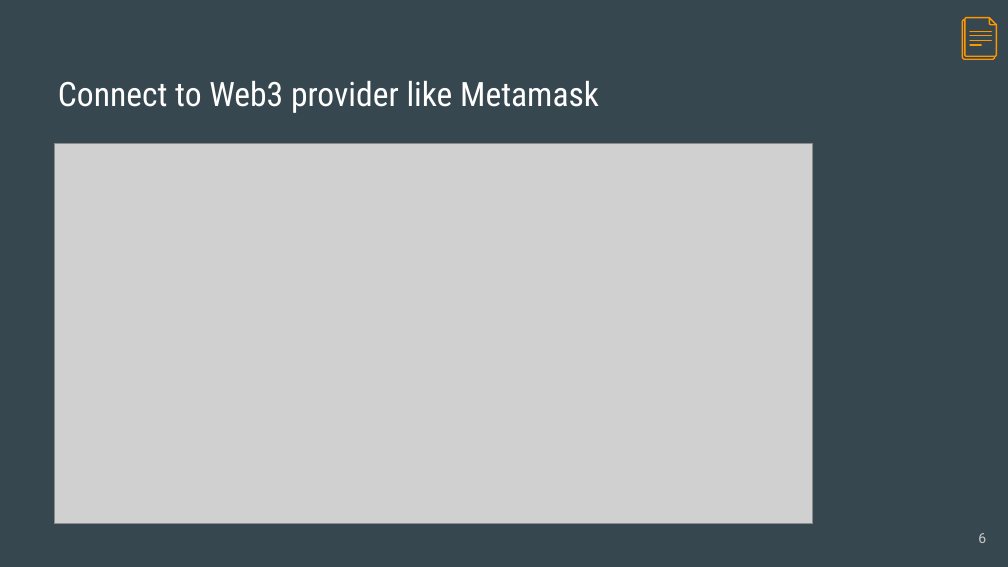
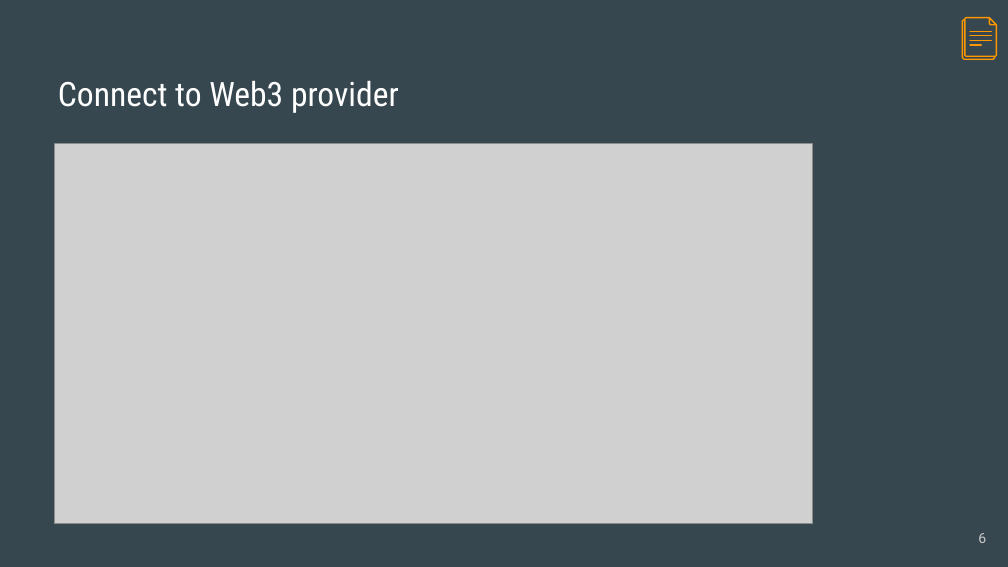
Before and after one commit to asadasivan/lascon_nft_ctf, a slide deck: slide 6 of docs/Lascon2022_badgegame.pptx. Drawn at 1008x567 pixels with LibreOffice and Linux fonts; fonts in the diff are those of the drawing; grey boxes stand for pictures. Boxes give left, top, right and bottom in pixels: in the first picture for what was removed or moved away, otherwise in the second. Text is boxed around its words. In the diff, an @@ line names an element or a change of style, - is before the commit and + after.

```diff
--- a/docs/Lascon2022_badgegame.pptx
+++ b/docs/Lascon2022_badgegame.pptx
@@ title at bbox=[58, 81, 399, 113]: text changed @@
-Connect to Web3 provider like Metamask
+Connect to Web3 provider
```
Also in this commit, not shown: 6 other slides changed, 2 slides added, 2 slides removed.
